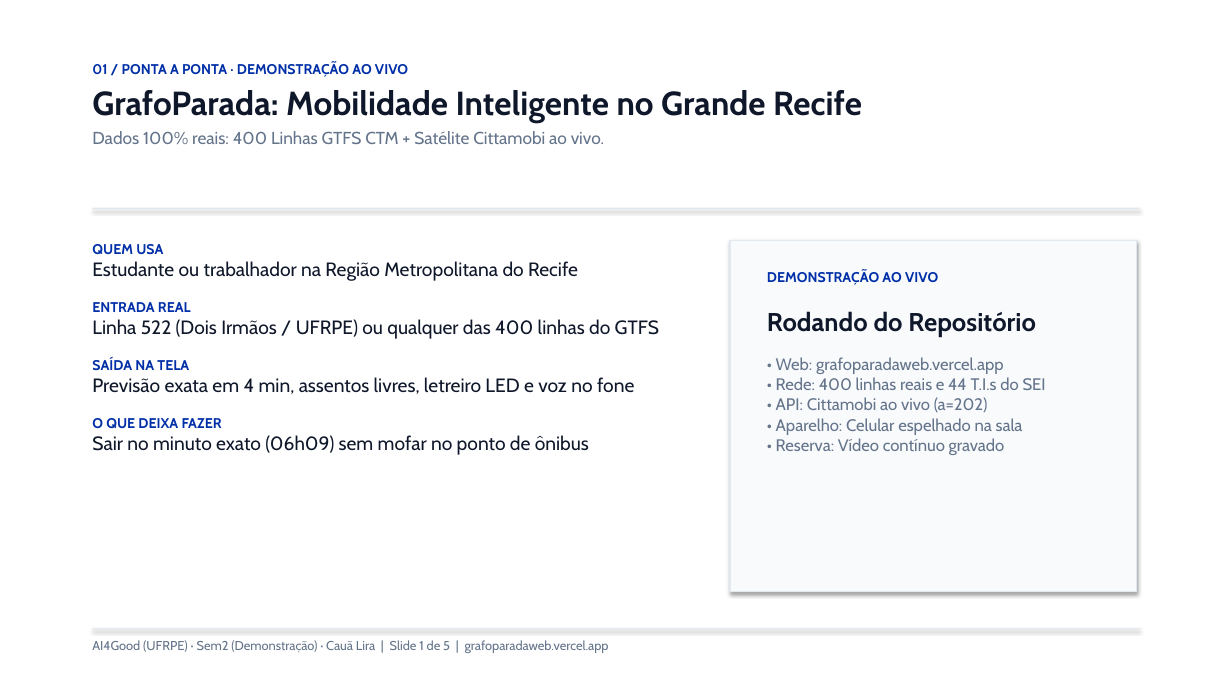
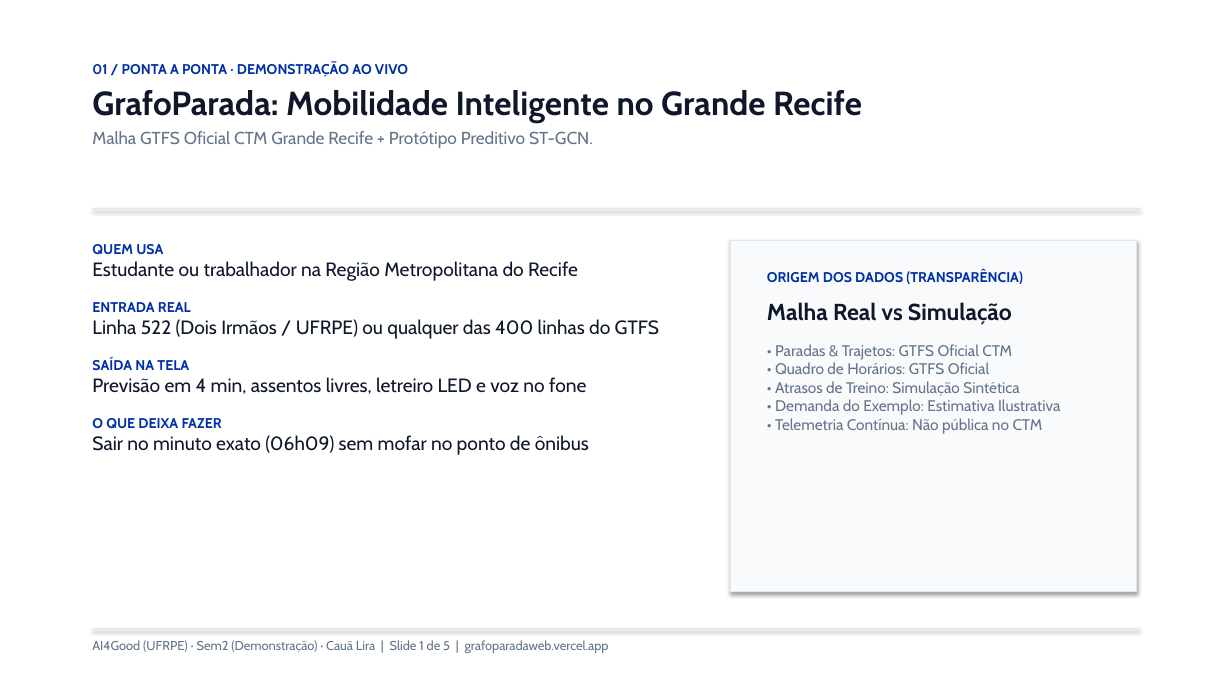
Before and after one commit to lira-labs/workspace, a slide deck: slide 1 of code/grafoparada_web/GrafoParada_Seminario2_CauaLira.pptx. Drawn at 1232x693 pixels with LibreOffice and Linux fonts; fonts in the diff are those of the drawing. Boxes give left, top, right and bottom in pixels: in the first picture for what was removed or moved away, otherwise in the second. Text is boxed around its words. In the diff, an @@ line names an element or a change of style, - is before the commit and + after.

Commit message:
docs(sem2): consolidar tabela de dados, fluxo de decisao da Central e guia das 4 perguntas da banca

```diff
--- a/code/grafoparada_web/GrafoParada_Seminario2_CauaLira.pptx
+++ b/code/grafoparada_web/GrafoParada_Seminario2_CauaLira.pptx
@@ text at [92, 131, 593, 148]: text changed @@
-Dados 100% reais: 400 Linhas GTFS CTM + Satélite Cittamobi ao vivo.
+Malha GTFS Oficial CTM Grande Recife + Protótipo Preditivo ST-GCN.
@@ text at [767, 269, 1060, 434]: text changed; size 13 to 12 pt @@
-DEMONSTRAÇÃO AO VIVO
-Rodando do Repositório
-• Web: grafoparadaweb.vercel.app
-• Rede: 400 linhas reais e 44 T.I.s do SEI
-• API: Cittamobi ao vivo (a=202)
-• Aparelho: Celular espelhado na sala
-• Reserva: Vídeo contínuo gravado
+ORIGEM DOS DADOS (TRANSPARÊNCIA)
+Malha Real vs Simulação
+• Paradas & Trajetos: GTFS Oficial CTM
+• Quadro de Horários: GTFS Oficial
+• Atrasos de Treino: Simulação Sintética
+• Demanda do Exemplo: Estimativa Ilustrativa
+• Telemetria Contínua: Não pública no CTM
@@ text at [92, 377, 586, 394]: text changed @@
-Previsão exata em 4 min, assentos livres, letreiro LED e voz no fone
+Previsão em 4 min, assentos livres, letreiro LED e voz no fone
```
Also in this commit, not shown: 1 other slide changed, 11 other files.
